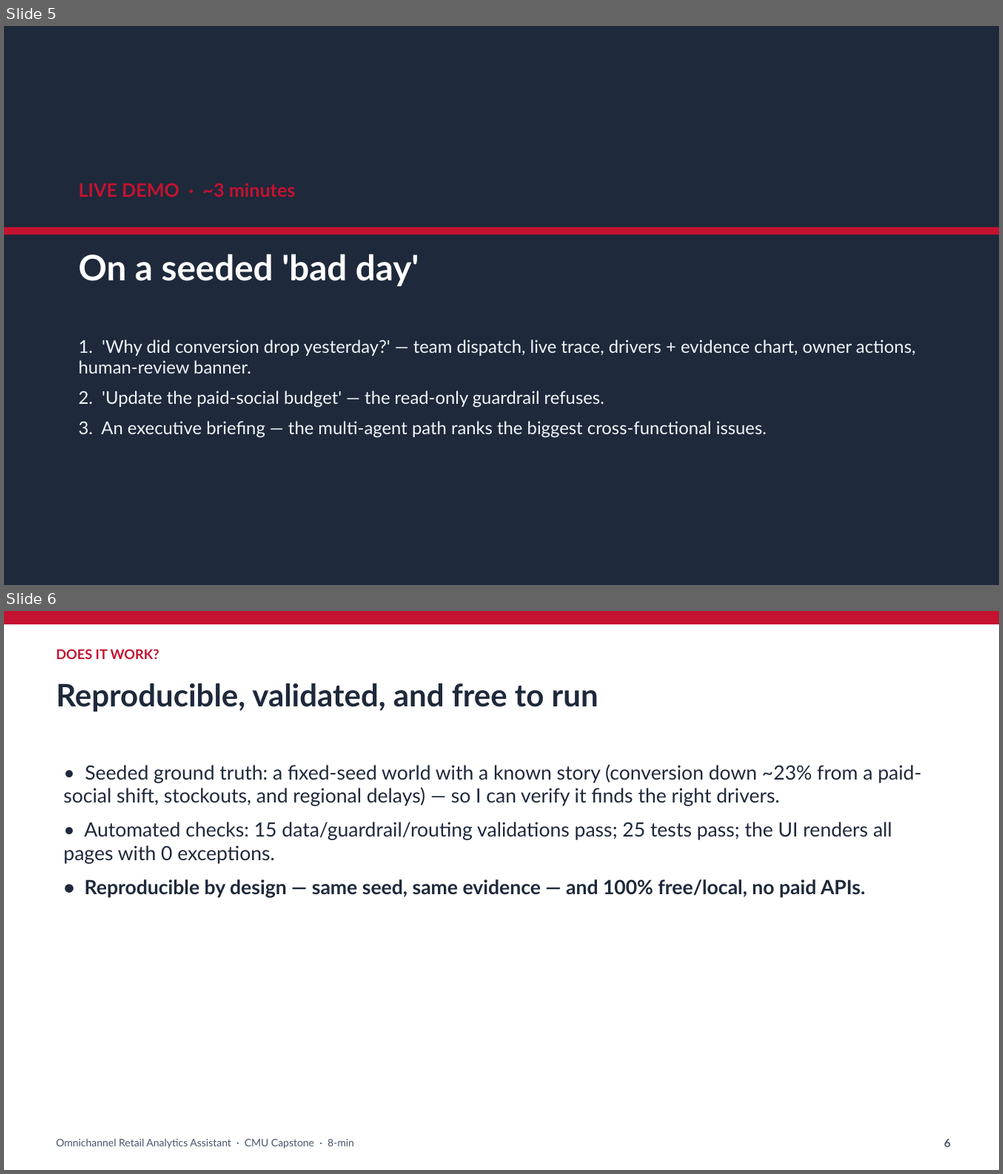
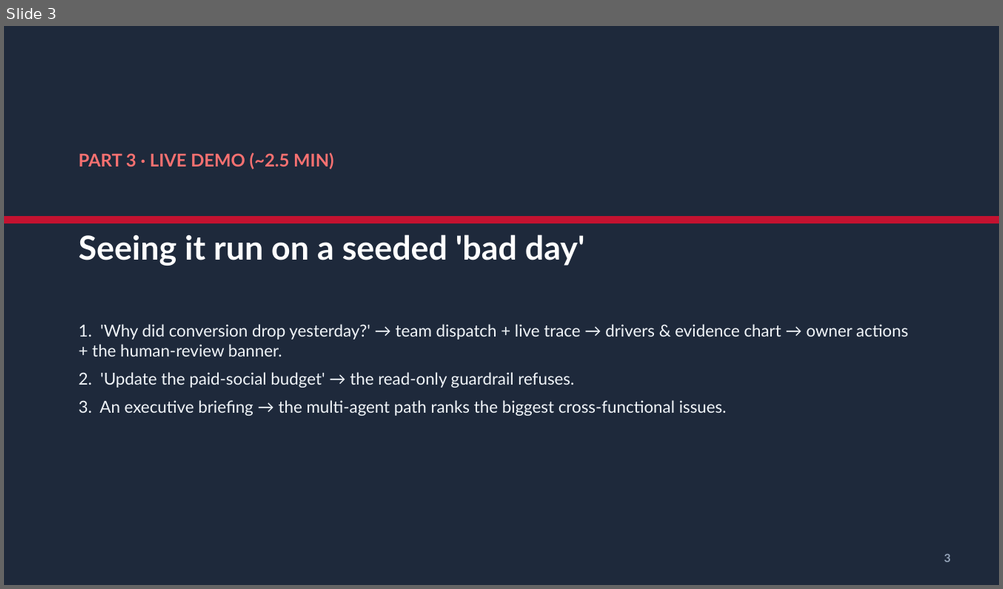
Before and after one commit to hreddy99/omnichannel-retail-analytics-assistant, a slide deck: presentation/Omnichannel_8min.pptx. Shown one above the other, each under a label of ours: slides 5 and 6 before the commit, slide 3 after it. The pictures are 1003x1174 and 1003x589 pixels, drawn with LibreOffice and Linux fonts; fonts in the diff are those of the drawing. Boxes give left, top, right and bottom in pixels: in the first picture for what was removed or moved away, otherwise in the second. Text is boxed around its words. In the diff, an @@ line names an element or a change of style, - is before the commit and + after.

```diff
--- a/presentation/Omnichannel_8min.pptx
+++ b/presentation/Omnichannel_8min.pptx
@@ slide 6 removed at (4, 611, 999, 1170), background #FFFFFF @@
@@ rectangle removed at (4, 611, 999, 624) @@
@@ text removed at (56, 649, 159, 659) @@
-DOES IT WORK?
@@ text removed at (56, 683, 598, 712) @@
-Reproducible, validated, and free to run
@@ text removed at (63, 764, 921, 898) @@
-• Seeded ground truth: a fixed-seed world with a known story (conversion down ~23% from a paid-social shift, stockouts, and regional delays) — so I can verify it finds the right drivers.
-• Automated checks: 15 data/guardrail/routing validations pass; 25 tests pass; the UI renders all pages with 0 exceptions.
-• Reproducible by design — same seed, same evidence — and 100% free/local, no paid APIs.
@@ text removed at (56, 1139, 354, 1149) @@
-Omnichannel Retail Analytics Assistant · CMU Capstone · 8-min
@@ text removed at (944, 1139, 950, 1147) @@
-6
@@ what was slide 5 is now slide 3 @@
@@ slide 3 changed as well @@
@@ text at (79, 153, 333, 170): text changed; size 18 to 17 pt; text colour #C41230 to #F87171 @@
-LIVE DEMO · ~3 minutes
+PART 3 · LIVE DEMO (~2.5 MIN)
@@ rectangle: place and size @@
-rectangle at (4, 227, 999, 235)
+rectangle at (4, 216, 999, 224)
@@ text at (79, 235, 585, 266): text changed; size 34 to 32 pt @@
-On a seeded 'bad day'
+Seeing it run on a seeded 'bad day'
@@ text at (79, 324, 908, 416): text changed; size 17 to 16 pt @@
-1. 'Why did conversion drop yesterday?' — team dispatch, live trace, drivers + evidence chart, owner actions, human-review banner.
-2. 'Update the paid-social budget' — the read-only guardrail refuses.
-3. An executive briefing — the multi-agent path ranks the biggest cross-functional issues.
+1. 'Why did conversion drop yesterday?' → team dispatch + live trace → drivers & evidence chart → owner actions + the human-review banner.
+2. 'Update the paid-social budget' → the read-only guardrail refuses.
+3. An executive briefing → the multi-agent path ranks the biggest cross-functional issues.
@@ text added at (944, 554, 950, 562), 11 pt, text #94A3B8, bold @@
+3
```
Also in this commit, not shown: 4 other slides changed, 1 other slide removed, 2 other files.
